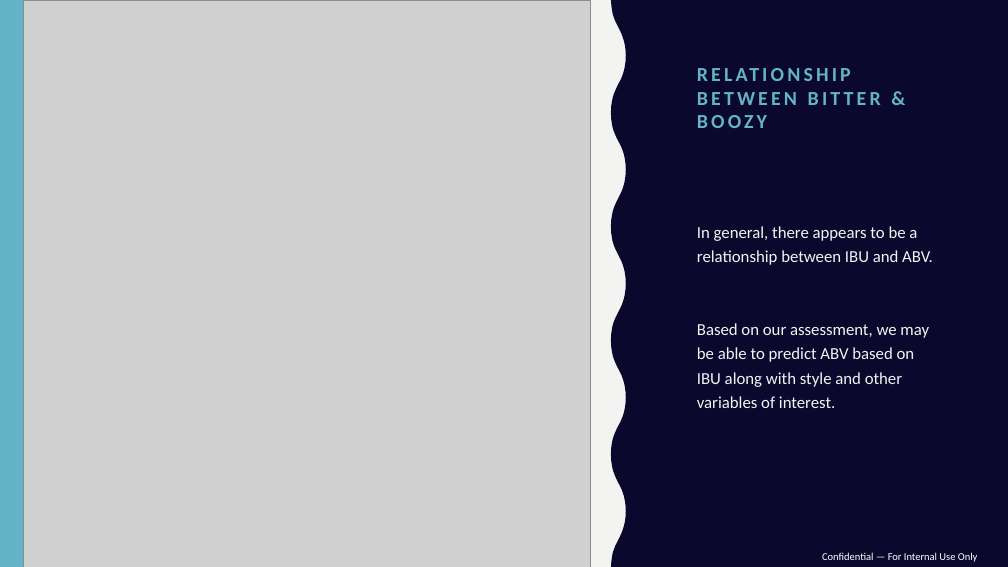
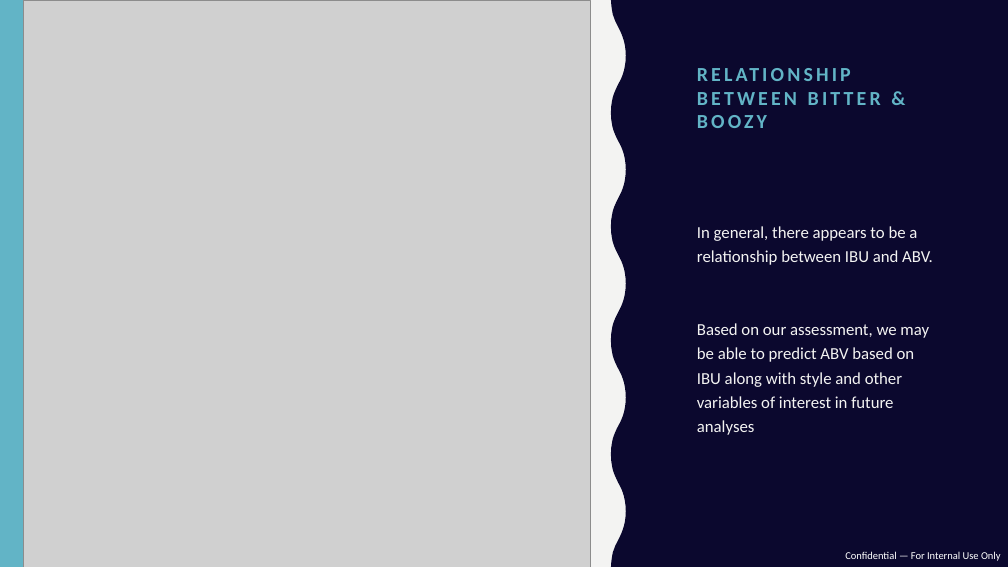
Before and after one commit to mattfarrow1/6306-project-1, a slide deck: slide 9 of docs/Matt_Farrow_Megan_Ball_DS6306_EDA.pptx (slide 10 before the commit). Drawn at 1008x567 pixels with LibreOffice and Linux fonts; fonts in the diff are those of the drawing; grey boxes stand for pictures. Boxes give left, top, right and bottom in pixels: in the first picture for what was removed or moved away, otherwise in the second. Text is boxed around its words. In the diff, an @@ line names an element or a change of style, - is before the commit and + after.

Commit message:
updated ppt

```diff
--- a/docs/Matt_Farrow_Megan_Ball_DS6306_EDA.pptx
+++ b/docs/Matt_Farrow_Megan_Ball_DS6306_EDA.pptx
@@ text at (697,323,929,435): text changed @@
-Based on our assessment, we may be able to predict ABV based on IBU along with style and other variables of interest.
+Based on our assessment, we may be able to predict ABV based on IBU along with style and other variables of interest in future analyses
@@ text removed at (822,552,978,562) @@
-Confidential — For Internal Use Only
@@ text added at (845,551,1001,561), 10 pt, text #FFFFFF @@
+Confidential — For Internal Use Only
```
Also in this commit, not shown: 8 other slides changed, 1 slide added, 1 slide removed.
